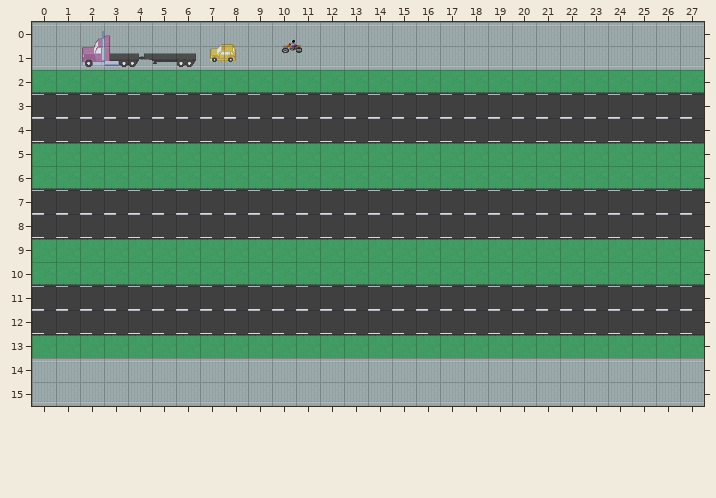
An edit to a level. Tiled map, assets/maps/debug-level.tmx. That is the earlier state.
Cells are 32x32 px. Shown: x 0..27, y 0..15.
And afterwards:
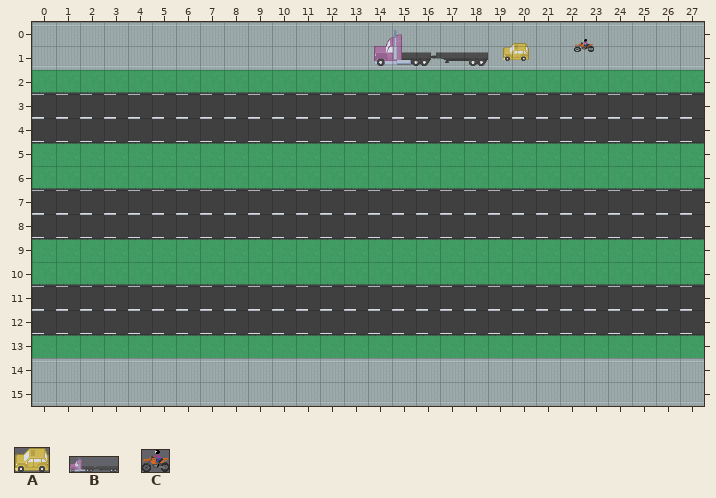
Key: from "entities": A 1 "hatch-back-yellow", B 9 "semi-truck", C 11 "motorbike".
Objects are placed by their top-left corner, in cells (3,4 is the top-left corner of cell 3,4); size is 1x1 cell unless given.
Edits made:
Layer "Entities":
changed: C "Motorbike" at 10.4,0.8 size 0.8x0.5 -> C "Motorbike" at 22.6,0.7 size 0.8x0.5
changed: A "Car" at 7.5,0.9 size 1.1x0.8 -> A "Car" at 19.6,0.9 size 1.1x0.8
changed: B "Semi Truck" at 2.1,0.4 size 4.8x1.5 -> B "Semi Truck" at 14.3,0.3 size 4.8x1.5
Pixel boxes of the changes (left, top, right, bottom) in both pictures:
new place: (374, 30, 488, 66)
old place: (82, 31, 196, 67)
new place: (574, 39, 594, 52)
old place: (282, 40, 302, 53)
new place: (503, 43, 529, 61)
old place: (211, 44, 236, 62)
